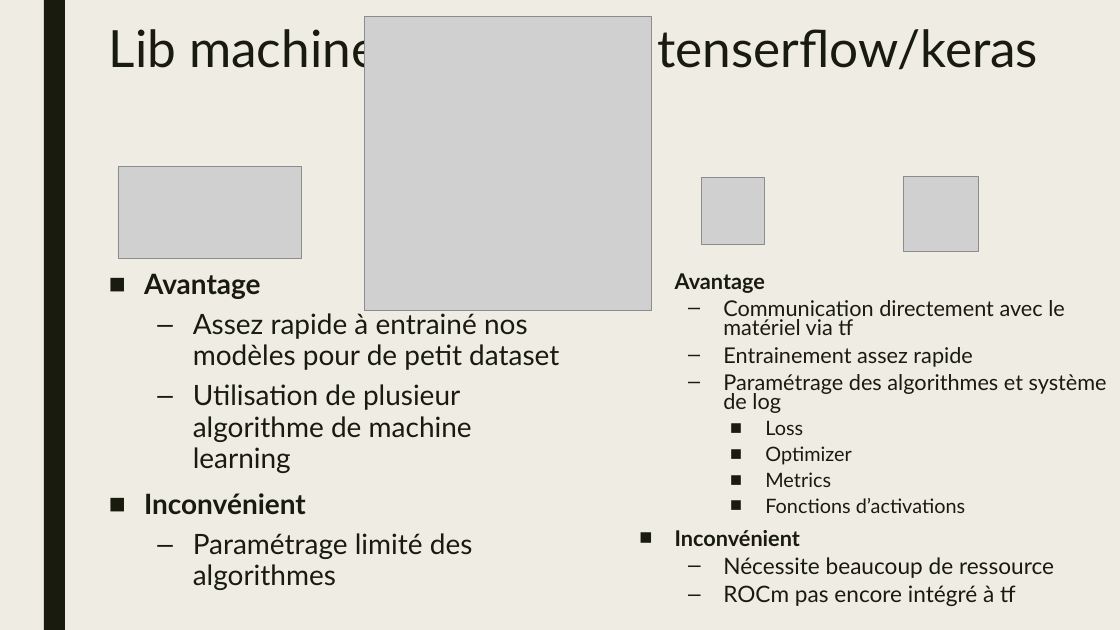
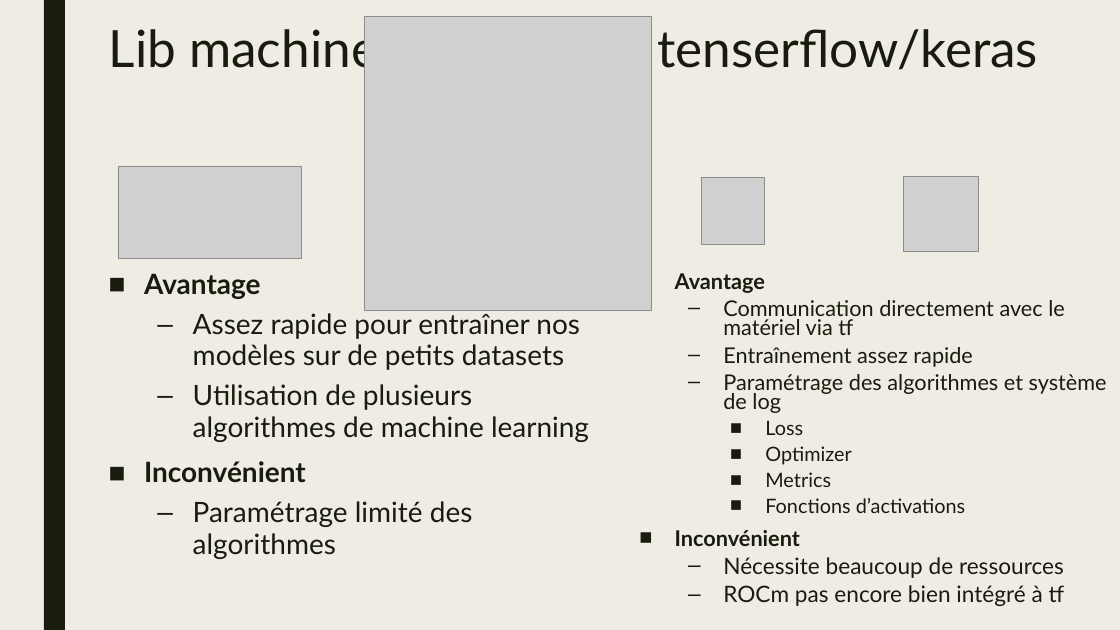
Before and after one commit to natane07/PA-MachineLearning-3ESGI, a slide deck: slide 39 of Project/Docs/Slides/PPT_PA.pptx. Drawn at 1120x630 pixels with LibreOffice and Linux fonts; fonts in the diff are those of the drawing; grey boxes stand for pictures. Boxes give left, top, right and bottom in pixels: in the first picture for what was removed or moved away, otherwise in the second. Text is boxed around its words. In the diff, an @@ line names an element or a change of style, - is before the commit and + after.

```diff
--- a/Project/Docs/Slides/PPT_PA.pptx
+++ b/Project/Docs/Slides/PPT_PA.pptx
@@ text at [193,310,589,442]: text changed @@
-  – Assez rapide à entrainé nos modèles pour de petit dataset
-  – Utilisation de plusieur algorithme de machine learning
+  – Assez rapide pour entraîner nos modèles sur de petits datasets
+  – Utilisation de plusieurs algorithmes de machine learning
@@ text at [723,347,972,367]: text changed @@
-  – Entrainement assez rapide
+  – Entraînement assez rapide
@@ text at [723,557,1065,606]: text changed @@
-  – Nécessite beaucoup de ressource
-  – ROCm pas encore intégré à tf
+  – Nécessite beaucoup de ressources
+  – ROCm pas encore bien intégré à tf
```
Also in this commit, not shown: 22 other slides changed.
